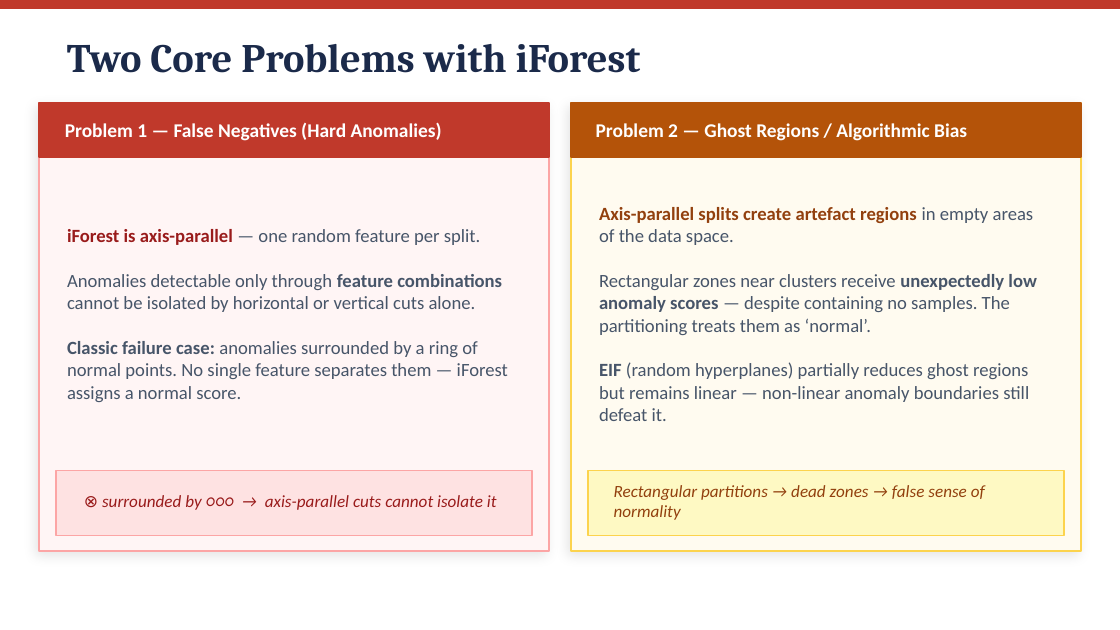
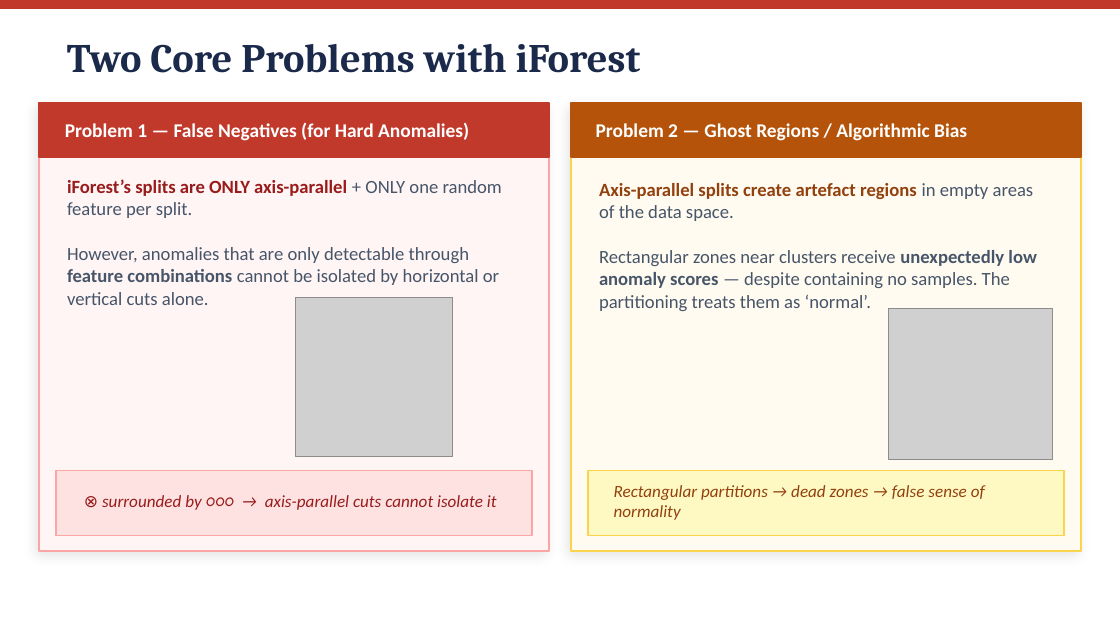
Before and after one commit to amanj4/aman-training-modules, a slide deck: slide 5 of Summary/training_review.pptx (slide 4 before the commit). Drawn at 1120x630 pixels with LibreOffice and Linux fonts; fonts in the diff are those of the drawing; grey boxes stand for pictures. Boxes give left, top, right and bottom in pixels: in the first picture for what was removed or moved away, otherwise in the second. Text is boxed around its words. In the diff, an @@ line names an element or a change of style, - is before the commit and + after.

```diff
--- a/Summary/training_review.pptx
+++ b/Summary/training_review.pptx
@@ text at <box>65,123,469,141</box>: text changed @@
-Problem 1 — False Negatives (Hard Anomalies)
+Problem 1 — False Negatives (for Hard Anomalies)
@@ text at <box>67,179,502,305</box>: text changed @@
-iForest is axis-parallel — one random feature per split.
-Anomalies detectable only through feature combinations cannot be isolated by horizontal or vertical cuts alone.
-Classic failure case: anomalies surrounded by a ring of normal points. No single feature separates them — iForest assigns a normal score.
+iForest’s splits are ONLY axis-parallel + ONLY one random feature per split.
+However, anomalies that are only detectable through feature combinations cannot be isolated by horizontal or vertical cuts alone.
@@ text at <box>599,183,1036,311</box>: text changed @@
-Axis-parallel splits create artefact regions in empty areas of the data space.
-Rectangular zones near clusters receive unexpectedly low anomaly scores — despite containing no samples. The partitioning treats them as ‘normal’.
-EIF (random hyperplanes) partially reduces ghost regions but remains linear — non-linear anomaly boundaries still defeat it.
+Axis-parallel splits create artefact regions in empty areas of the data space.
+Rectangular zones near clusters receive unexpectedly low anomaly scores — despite containing no samples. The partitioning treats them as ‘normal’.
@@ picture added at <box>296,298,452,457</box> @@
@@ picture added at <box>889,309,1053,459</box> @@
```
Also in this commit, not shown: 15 other slides changed, 6 slides added, 3 slides removed, 1 other file.
